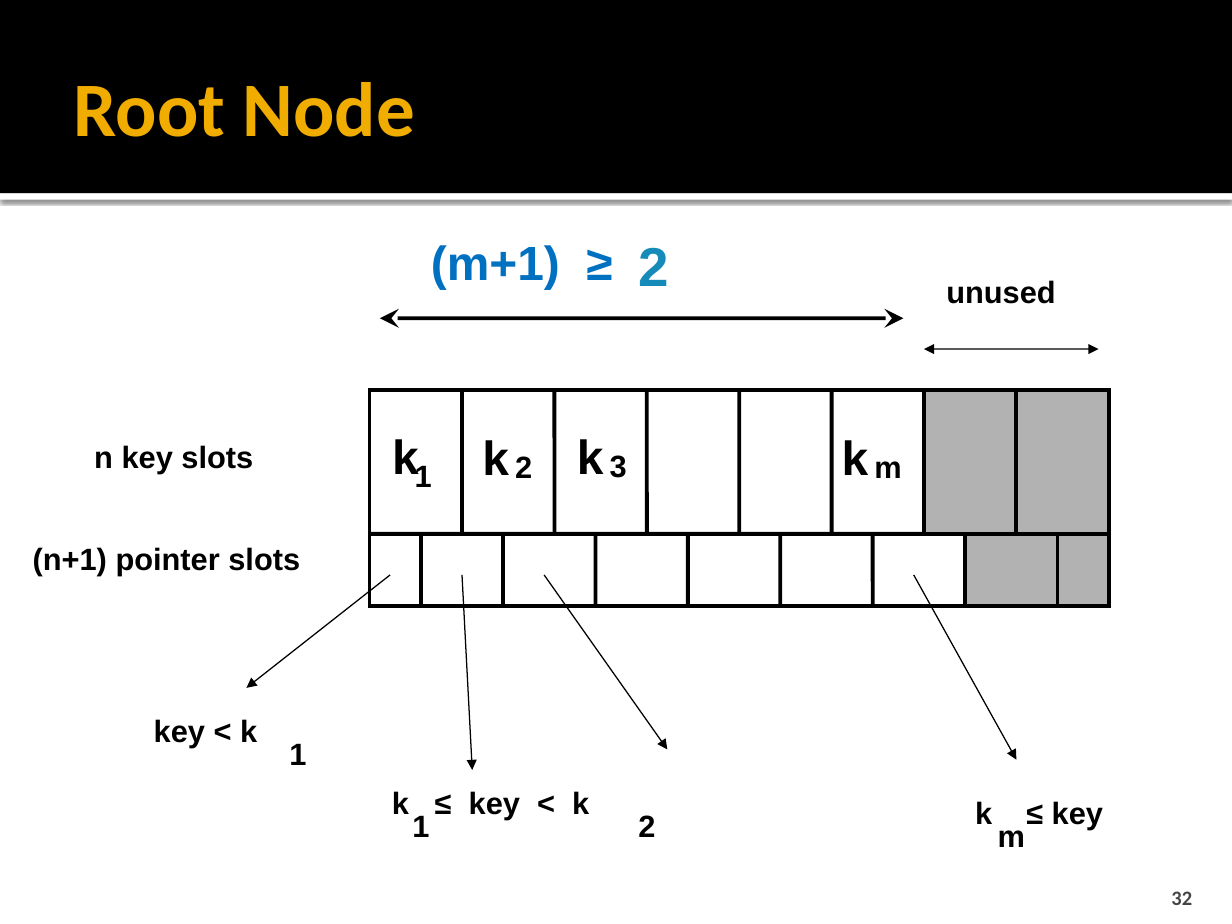
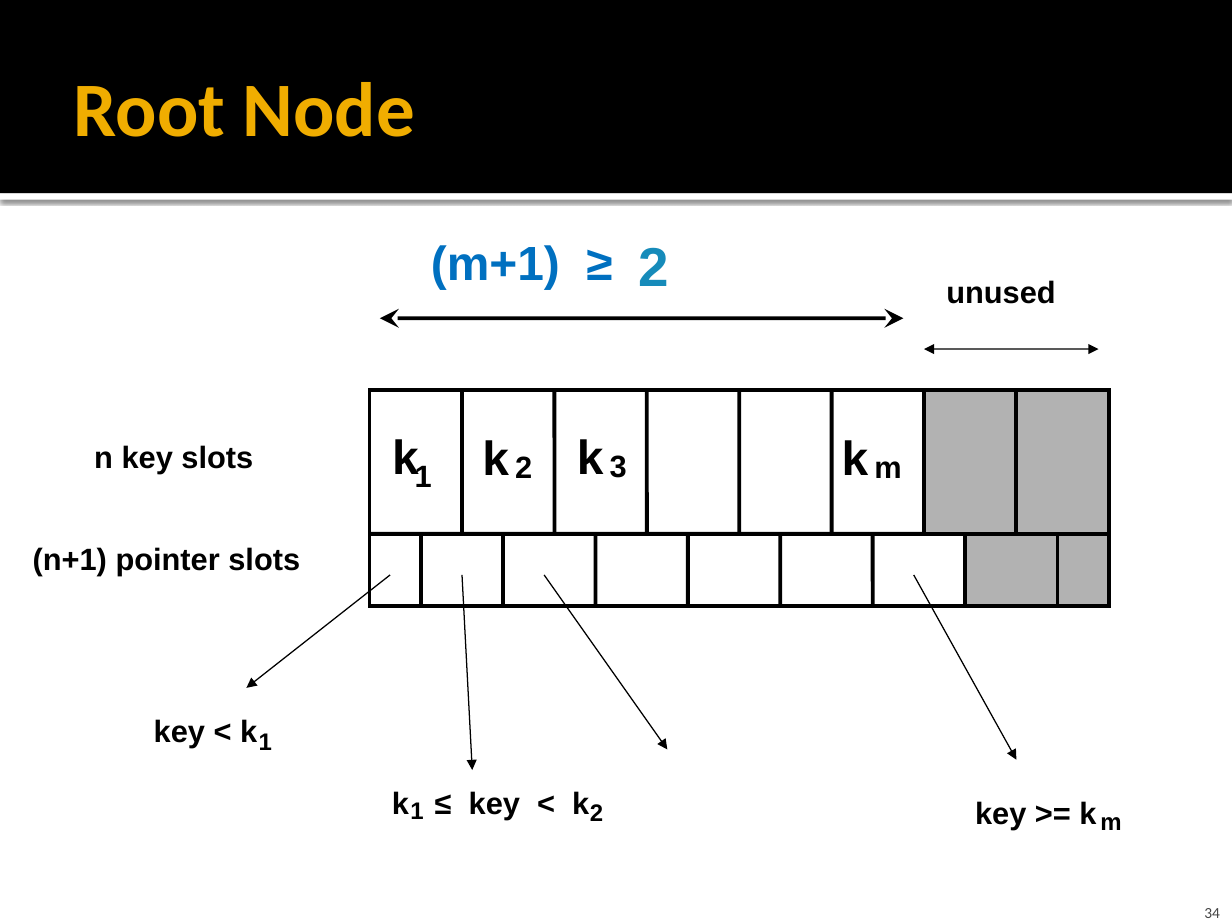
Before and after one commit to cmpt606f19/cmpt606-content, a slide deck: slide 34 of Lectures/06 Indexing.pptx (slide 32 before the commit). Drawn at 1232x924 pixels with LibreOffice and Linux fonts; fonts in the diff are those of the drawing. Boxes give left, top, right and bottom in pixels: in the first picture for what was removed or moved away, otherwise in the second. Text is boxed around its words. In the diff, an @@ line names an element or a change of style, - is before the commit and + after.

```diff
--- a/Lectures/06 Indexing.pptx
+++ b/Lectures/06 Indexing.pptx
@@ text "1": place and size @@
-text "1" at bbox=[289, 743, 306, 765]
+text "1" at bbox=[259, 733, 272, 750]
@@ text "1": place and size @@
-text "1" at bbox=[412, 815, 429, 837]
+text "1" at bbox=[410, 802, 423, 819]
@@ text "2": place and size @@
-text "2" at bbox=[638, 815, 655, 837]
+text "2" at bbox=[590, 804, 603, 821]
@@ text at bbox=[975, 801, 1096, 830]: text changed @@
-k ≤ key
+key >= k
@@ size 18 to 14 pt in 4 elements at bbox=[410, 802, 423, 819], bbox=[259, 733, 272, 750], bbox=[590, 804, 603, 821], bbox=[1100, 817, 1121, 830] @@
@@ text "m": place and size @@
-text "m" at bbox=[998, 830, 1025, 847]
+text "m" at bbox=[1100, 817, 1121, 830]
@@ page number at bbox=[1204, 908, 1220, 918]: text changed; size 12 to 9 pt @@
-32
+34
```
Also in this commit, not shown: 20 other slides changed, 3 slides added, 1 other file.
